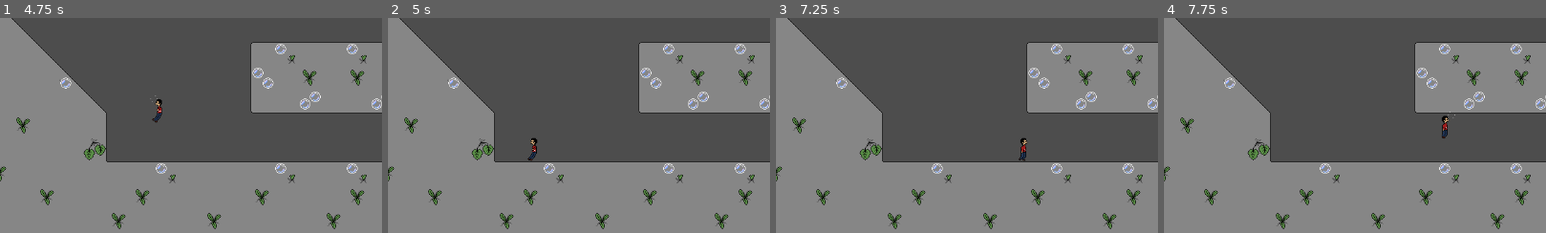
Above: before the commit, frames 1-4 (left to right).
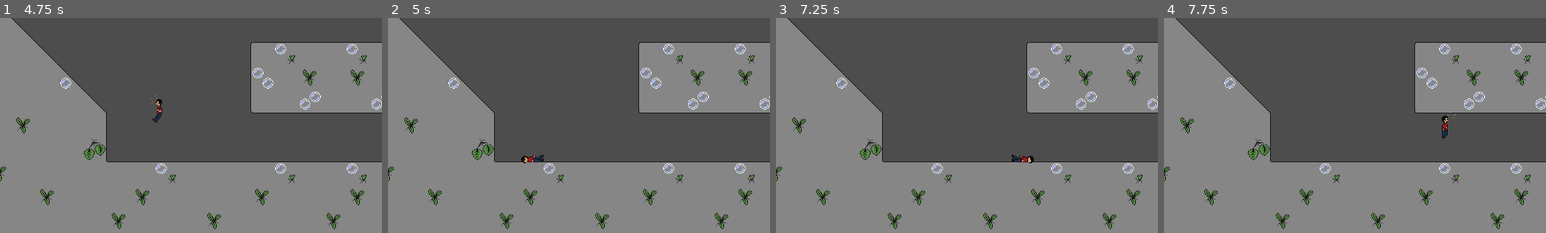
Above: after the commit, the same moments.

Repository: loganmacdougall/GlobalGameJam2025
Game: Godot game, scene res://scenes/floors/floor_00.tscn
Two runs of this game, one before a commit and one after it. Both use one fixed random seed, a clock stepped at 60 frames per second and the inputs below. The project has no main scene, so this scene is started directly.
Inputs:
- Up to frame 1 (4.75 s): tap Enter at 0.5, 2.75 s; hold Right (Right) 0.53-2.03 s; tap Space (Jump) at 0.77, 1.52, 2, 3.02, 3.5, 3.77, 4.52 s; hold Left (Left) 2.03-4.28 s; hold Right (Right) from 4.28 s (still down)
- Up to frame 2 (5 s): keep holding Right (Right)
- Up to frame 3 (7.25 s): keep holding Right (Right); tap Space (Jump) at 6.02, 6.77 s; tap Enter at 6.5 s
- Up to frame 4 (7.75 s): keep holding Right (Right); tap Space (Jump) at 7.25, 7.52 s
The pictures show only the part of the screen within x 24-74%, y 50-100%; the shares and areas given below are measured in that part.

Frame 1 is identical in both runs. In frame 2, 0.3% of the frame differs, in the area x 34-41%, y 56-68%; in frame 3, 0.3%, in the area x 61-68%, y 56-68%; in frame 4, nothing differs.

Commit message:
Player now falls when sliding

Diff:
--- a/nodes/player.tscn
+++ b/nodes/player.tscn
@@ -177,7 +177,7 @@
 unique_name_in_owner = true
 position = Vector2(-5, -9)
 sprite_frames = SubResource("SpriteFrames_5qilq")
-animation = &"falling_face_forward"
+animation = &"standing_still"
 
 [node name="Bubble" parent="." instance=ExtResource("3_jtkl6")]
 unique_name_in_owner = true
--- a/scripts/player.gd
+++ b/scripts/player.gd
@@ -15,6 +15,8 @@
 const ANI_BLOW_WALKING = "blowing_walking"
 const ANI_STANDING = "standing_still"
 const ANI_WALKING = "walking"
+const ANI_FALLING_FORWARD = "falling_face_forward"
+const ANI_FALLING_BACKWARD = "Falling_backwards"
 
 @onready var bubble : Bubble = %Bubble
 @onready var sprite : AnimatedSprite2D = %AnimatedSprite2D
@@ -22,6 +24,7 @@
 var vel = Vector2(0, 0)
 var just_copied = false
 var bubble_starting: Vector2
+var player_sprite_starting: Vector2
 var previously_on_floor: bool
 var sliding = false
 var sprite_crouching: bool:
@@ -54,6 +57,7 @@
 		copy_struct(player_data)
 		just_copied = true
 	bubble_starting = bubble.position
+	player_sprite_starting = sprite.position
 	previously_on_floor = is_on_floor()
 
 func create_struct() -> PlayerStruct:
@@ -99,6 +103,11 @@
 		if vel.x == 0:
 			vel.y = 0
 			sliding = false
+		elif vel.x > 0 or (sprite.flip_h and vel.x < 0):
+			sprite.play(ANI_FALLING_FORWARD)
+		else:
+			sprite.play(ANI_FALLING_BACKWARD)
+
 
 	handle_bubble_blowing(delta)
 	handle_jumping()
@@ -108,7 +117,7 @@
 	else:
 		handle_fluttering(delta)
 
-	handle_bubble_offsets()
+	handle_sprite_offsets()
 	vel.y = min(vel.y + gravity * delta, gravity / 2)
 	previously_on_floor = is_on_floor()
 	just_copied = false
@@ -133,11 +142,12 @@
 	else:
 		gravity = base_gravity
 
-func handle_bubble_offsets():
+func handle_sprite_offsets():
 	const BUBBLE_BLOWING_OFFSET_Y = 7
 	const BUBBLE_FLUTTER_LEFT_OFFSET_X = -4
 	const BUBBLE_FLUTTER_RIGHT_OFFSET_X = 2
 	const BUBBLE_FLIP_OFFSET = -21
+	const FALLING_OFFSET_Y = 20
 
 	var x_offset: float = 0
 	var y_offset: float = 0
@@ -159,6 +169,13 @@
 
 	bubble.position = Vector2(x_pos, y_pos)
 	bubble.sprite.flip_h = sprite.flip_h
+
+	var sprite_y = player_sprite_starting.y
+	if sliding:
+		sprite_y += FALLING_OFFSET_Y
+
+	sprite.position.y = sprite_y
+
 
 func handle_jumping():
 	var just_pressed_jump = Input.is_action_just_pressed("Jump")
Not shown, added: assets/sprites/tilemaps/bubble_clouds.png.import
Not shown, added: assets/sprites/tilemaps/pearly_gates.png.import
Not shown: 1 places in assets/tilesets/game_tileset.tres that only renumber resources
Not shown: 1 places in nodes/player.tscn that only renumber resources
